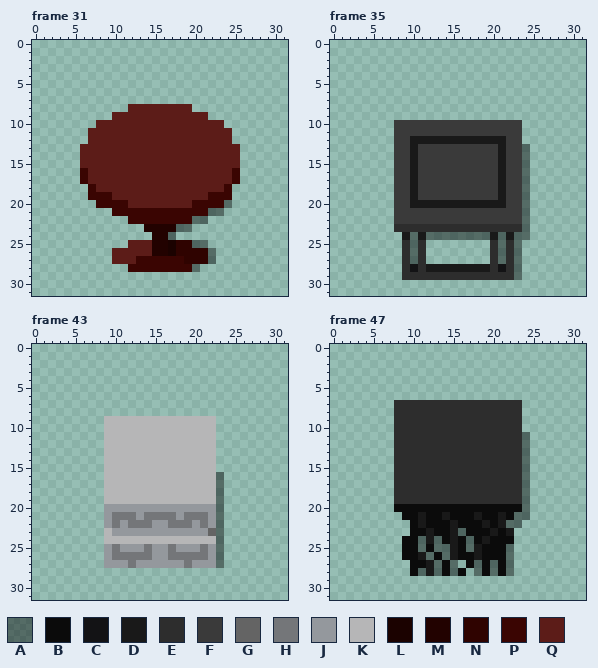
Pixel-art file, stored at GameData/图片素材/build_item_1x1.aseprite. Above: the version before the commit.
32x32 pixels, 102 frames. Pixels under 10% opacity are left out. Colours within 5 levels of each other are drawn and written as one. Shown: frame 31, frame 35, frame 43, frame 47. The commit also changed other frames, which this record leaves out.
Palette (. is transparent): A #0000006e  B #0b0b0b  C #131315  D #191919  E #2d2d2d  F #3a3a3a  G #646464  H #747679  J #94989d  K #b6b6b7  L #1b0200  M #220200  N #2f0300  P #3a0502  Q #5c1c18
Pixels before, frame 31, first column x 6:
 8 ......QQQQQQQQ......
 9 ....QQQQQQQQQQQQ....
10 ..QQQQQQQQQQQQQQQQ..
11 .QQQQQQQQQQQQQQQQQQ.
12 .QQQQQQQQQQQQQQQQQQ.
13 QQQQQQQQQQQQQQQQQQQQ
14 QQQQQQQQQQQQQQQQQQQQ
15 QQQQQQQQQQQQQQQQQQQQ
16 PQQQQQQQQQQQQQQQQQQP
17 PQQQQQQQQQQQQQQQQQQP
18 .PQQQQQQQQQQQQQQQQP.
19 .PPPQQQQQQQQQQQQPPP.
20 ..PPPPQQQQQQQQPPPPA.
21 ....PPPPPPPPPPPPAA..
22 ......PPPPPPPPAA....
23 ........MMMMAA......
24 .........MMA........
25 ......QQQMMLNNAA....
26 ....QQQQQMMLNNNNA...
27 ....QQQPPPPPPNNNA...
28 ......PPPPPPPPA.....
Pixels before, frame 35, first column x 8:
10 FFFFFFFFFFFFFFFF.
11 FFFFFFFFFFFFFFFF.
12 FFDDDDDDDDDDDDFF.
13 FFDFFFFFFFFFFDFFA
14 FFDFFFFFFFFFFDFFA
15 FFDFFFFFFFFFFDFFA
16 FFDFFFFFFFFFFDFFA
17 FFDFFFFFFFFFFDFFA
18 FFDFFFFFFFFFFDFFA
19 FFDFFFFFFFFFFDFFA
20 FFDDDDDDDDDDDDFFA
21 FFFFFFFFFFFFFFFFA
22 FFFFFFFFFFFFFFFFA
23 EEEEEEEEEEEEEEEEA
24 .DADAAAAAAAADADAA
25 .EAE........EAEA.
26 .EAE........EAEA.
27 .EAE........EAEA.
28 .ECEDDDDDDDDECEA.
29 .EEEEEEEEEEEEEEA.
Pixels before, frame 43, first column x 9:
 9 KKKKKKKKKKKKKK.
10 KKKKKKKKKKKKKK.
11 KKKKKKKKKKKKKK.
12 KKKKKKKKKKKKKK.
13 KKKKKKKKKKKKKK.
14 KKKKKKKKKKKKKK.
15 KKKKKKKKKKKKKK.
16 KKKKKKKKKKKKKKA
17 KKKKKKKKKKKKKKA
18 KKKKKKKKKKKKKKA
19 KKKKKKKKKKKKKKA
20 JJJJJJJJJJJJJJA
21 JHHHJHHHHJHHHJA
22 JHJHHHJJHHHJHJA
23 KJJJJJJJJJJJJGA
24 KKKKKKKKKKKKKKA
25 JHJJJHJJHJJJHJA
26 JHHHHHJJHHHHHJA
27 JJJHJJJJJJHJJJA
Pixels before, frame 47, first column x 8:
 7 EEEEEEEEEEEEEEEE.
 8 EEEEEEEEEEEEEEEE.
 9 EEEEEEEEEEEEEEEE.
10 EEEEEEEEEEEEEEEE.
11 EEEEEEEEEEEEEEEEA
12 EEEEEEEEEEEEEEEEA
13 EEEEEEEEEEEEEEEEA
14 EEEEEEEEEEEEEEEEA
15 EEEEEEEEEEEEEEEEA
16 EEEEEEEEEEEEEEEEA
17 EEEEEEEEEEEEEEEEA
18 EEEEEEEEEEEEEEEEA
19 EEEEEEEEEEEEEEEEA
20 BBBBBBBBBBBBBBBBA
21 .BBDBBDBBBDBBDBAA
22 ..BDBBBDBBBDBDAA.
23 ..BBDBBDABBBDBD..
24 .BBADABDBABDBBB..
25 .BBABAADBADBBBA..
26 .BBDABADBBDBBBA..
27 ..BBDABA.BABABA..
28 ..BADABAB.ABABA..
Once edited:
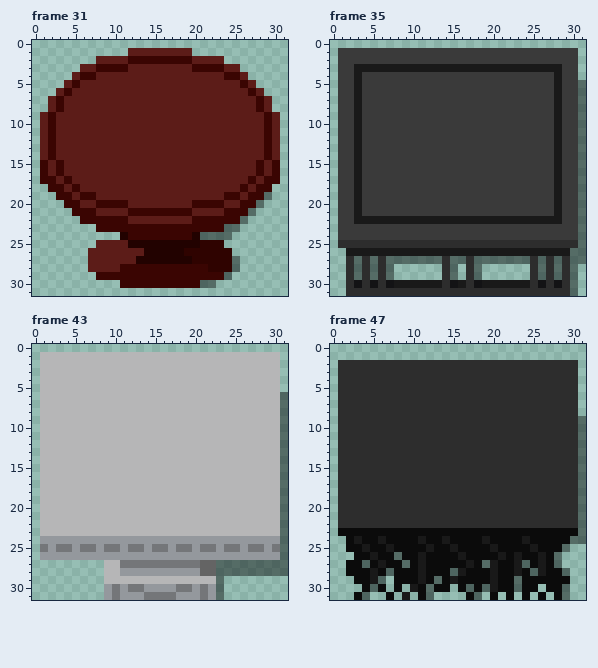
Diff:
layer "table" now shown
layer "chair" now hidden
Changed rows in their new state; - is an unchanged pixel.
Frame 31:
first column x 1:
 1 -----------QQQQQQQQ-----------
 2 -------QQQQPPPPPPPPQQQQ-------
 3 -----QQPPPPQQQQQQQQPPPPQQ-----
 4 ----QPPQQQQQQQQQQQQQQQQPPQ----
 5 ---QPQQQQQQQQQQQQQQQQQQQQPQ---
 6 --QPQQQQQQQQQQQQQQQQQQQQQQPQ--
 7 -QPQQQQQQQQQQQQQQQQQQQQQQQQPQ-
 8 -QPQQQQQQQQ--------QQQQQQQQPQ-
 9 QPQQQQQQQ------------QQQQQQQPQ
10 QPQQQQQ----------------QQQQQPQ
11 QPQQQQ------------------QQQQPQ
12 QPQQQQ------------------QQQQPQ
13 QPQQQ--------------------QQQPQ
14 QPQQQ--------------------QQQPQ
15 PQPQQ--------------------QQPQP
16 PQPQQQ------------------QQQPQP
17 PPQPQQ------------------QQPQPP
18 -PPQPQQ----------------QQPQPP-
19 --PPQP-QQ------------QQ-PQPPA-
20 ---PPQQ----------------QQPPA--
21 ----PPPQQQQ--------QQQQPPPA---
22 -----PPPPPPQQQQQQQQPPPPPPA----
23 -------PPPPPPPPPPPPPPPPAA-----
24 ----------MPPPPPPPPMAAAA------
25 -------QQQQMMM--MMMMNNN-------
26 ------QQQ----M--MM---NNN------
27 ------QQQ---MMMMMMM--NNNA-----
28 ------QQQQP--------PPNNNA-----
29 -------PPPPPPPPPPPPPPPPA------
30 ----------PPPPPPPPPPAA--------
Frame 35:
first column x 1:
 1 FFFFFFFFFFFFFFFFFFFFFFFFFFFFFF-
 2 FFFFFFFFFFFFFFFFFFFFFFFFFFFFFF-
 3 FFDDDDDDDDDDDDDDDDDDDDDDDDDDFF-
 4 FFDFFFFFFFFFFFFFFFFFFFFFFFFDFF-
 5 FFDFFFFFFFFFFFFFFFFFFFFFFFFDFFA
 6 FFDFFFFFFFFFFFFFFFFFFFFFFFFDFFA
 7 FFDFFFFFFFFFFFFFFFFFFFFFFFFDFFA
 8 FFDFFFFFFFFFFFFFFFFFFFFFFFFDFFA
 9 FFDFFFFFFFFFFFFFFFFFFFFFFFFDFFA
10 FFDFFFF----------------FFFFDFFA
11 FFDFFFF----------------FFFFDFFA
12 FFDFFFF--FFFFFFFFFFFF--FFFFDFFA
13 FFDFFFF--F----------F--FFFFDFFA
14 FFDFFFF--F----------F--FFFFDFFA
15 FFDFFFF--F----------F--FFFFDFFA
16 FFDFFFF--F----------F--FFFFDFFA
17 FFDFFFF--F----------F--FFFFDFFA
18 FFDFFFF--F----------F--FFFFDFFA
19 FFDFFFF--F----------F--FFFFDFFA
20 FFDFFFF--FFFFFFFFFFFF--FFFFDFFA
21 FFDFFFF----------------FFFFDFFA
22 FFDDDDDDDDDDDDDDDDDDDDDDDDDDFFA
23 FFFFFFFFFFFFFFFFFFFFFFFFFFFFFFA
24 FFFFFFFFFFFFFFFFFFFFFFFFFFFFFFA
25 EEEEEEEE-E-EEEEEEEE-E-EEEEEEEEA
26 -DDDDDDDDDDDDDDDDDDDDDDDDDDDDAA
27 -EAEAEAAA-AAAEAAEAAA-A-AEAEAEAA
28 -EAEAEA-.....EA.EA.....-EAEAEA-
29 -EAEAEA-.....-A.-A.....-EAEAEA-
30 -ECECECDDDDDDECDECDDDDDDECECEA-
31 -EEEEEEEEEEEEEEEEEEEEEEEEEEEEA-
Frame 43:
first column x 1:
 1 KKKKKKKKKKKKKKKKKKKKKKKKKKKKKK-
 2 KKKKKKKKKKKKKKKKKKKKKKKKKKKKKK-
 3 KKKKKKKKKKKKKKKKKKKKKKKKKKKKKK-
 4 KKKKKKKKKKKKKKKKKKKKKKKKKKKKKK-
 5 KKKKKKKKKKKKKKKKKKKKKKKKKKKKKK-
 6 KKKKKKKKKKKKKKKKKKKKKKKKKKKKKKA
 7 KKKKKKKKKKKKKKKKKKKKKKKKKKKKKKA
 8 KKKKKKKKKKKKKKKKKKKKKKKKKKKKKKA
 9 KKKKKKKK--------------KKKKKKKKA
10 KKKKKKKK--------------KKKKKKKKA
11 KKKKKKKK--------------KKKKKKKKA
12 KKKKKKKK--------------KKKKKKKKA
13 KKKKKKKK--------------KKKKKKKKA
14 KKKKKKKK--------------KKKKKKKKA
15 KKKKKKKK--------------KKKKKKKKA
16 KKKKKKKK--------------KKKKKKKKA
17 KKKKKKKK--------------KKKKKKKKA
18 KKKKKKKK--------------KKKKKKKKA
19 KKKKKKKK--------------KKKKKKKKA
20 KKKKKKKKKKKKKKKKKKKKKKKKKKKKKKA
21 KKKKKKKKKKKKKKKKKKKKKKKKKKKKKKA
22 KKKKKKKKKKKKKKKKKKKKKKKKKKKKKKA
23 KKKKKKKK-KKKKKKKKKKKKKKKKKKKKKA
24 JJJJJJJJJJJJJJJJJJJJJJJJJJJJJJA
25 HJHHJHHJH--HHJHHJHH--HJHHJHHJHA
26 JJJJJJJJ-JJJJJ--JJJJJ-JJJJJJJJA
27 --------KKH-HHHHHH-HGG-AAAAAAAA
28 --------KKJJJJJJJJJJGGAAAAAAAAA
29 --------KKKKKKKKKKKKKKA--------
30 --------JHJHHJJJJHHJHJA--------
31 --------JHJJJHHHHJJJHJA--------
Frame 47:
first column x 1:
 2 EEEEEEEEEEEEEEEEEEEEEEEEEEEEEE-
 3 EEEEEEEEEEEEEEEEEEEEEEEEEEEEEE-
 4 EEEEEEEEEEEEEEEEEEEEEEEEEEEEEE-
 5 EEEEEEEEEEEEEEEEEEEEEEEEEEEEEE-
 6 EEEEEEEEEEEEEEEEEEEEEEEEEEEEEE-
 7 EEEEEEE----------------EEEEEEE-
 8 EEEEEEE----------------EEEEEEE-
 9 EEEEEEE----------------EEEEEEEA
10 EEEEEEE----------------EEEEEEEA
11 EEEEEEE----------------EEEEEEEA
12 EEEEEEE----------------EEEEEEEA
13 EEEEEEE----------------EEEEEEEA
14 EEEEEEE----------------EEEEEEEA
15 EEEEEEE----------------EEEEEEEA
16 EEEEEEE----------------EEEEEEEA
17 EEEEEEE----------------EEEEEEEA
18 EEEEEEE----------------EEEEEEEA
19 EEEEEEE----------------EEEEEEEA
20 EEEEEEEEEEEEEEEEEEEEEEEEEEEEEEA
21 EEEEEEEEEEEEEEEEEEEEEEEEEEEEEEA
22 EEEEEEEEEEEEEEEEEEEEEEEEEEEEEEA
23 BBBBBBBBB--B--BB---B-BBBBBBBBBA
24 -BDBBDBB--DBBDB-B-----BDBBBBBAA
25 -BBDBBDB--BDBB--BB-D-BBBDBBBA--
26 --BBDBBA---B-BBD-B--DBDBBDBA---
27 -BBABDBBA-DBB-BBDBAD-BDABDBA---
28 -BBBDBABB-DBB--DBB-D-BDBADBBA--
29 --BBDA-BBBDBABDBBBBDBBABBBBBB--
30 ---BAB-B-DBABB-BABADBBABB-BBA--
31 --BA--B-D-BA----BA-B-B-B-B-BA--
